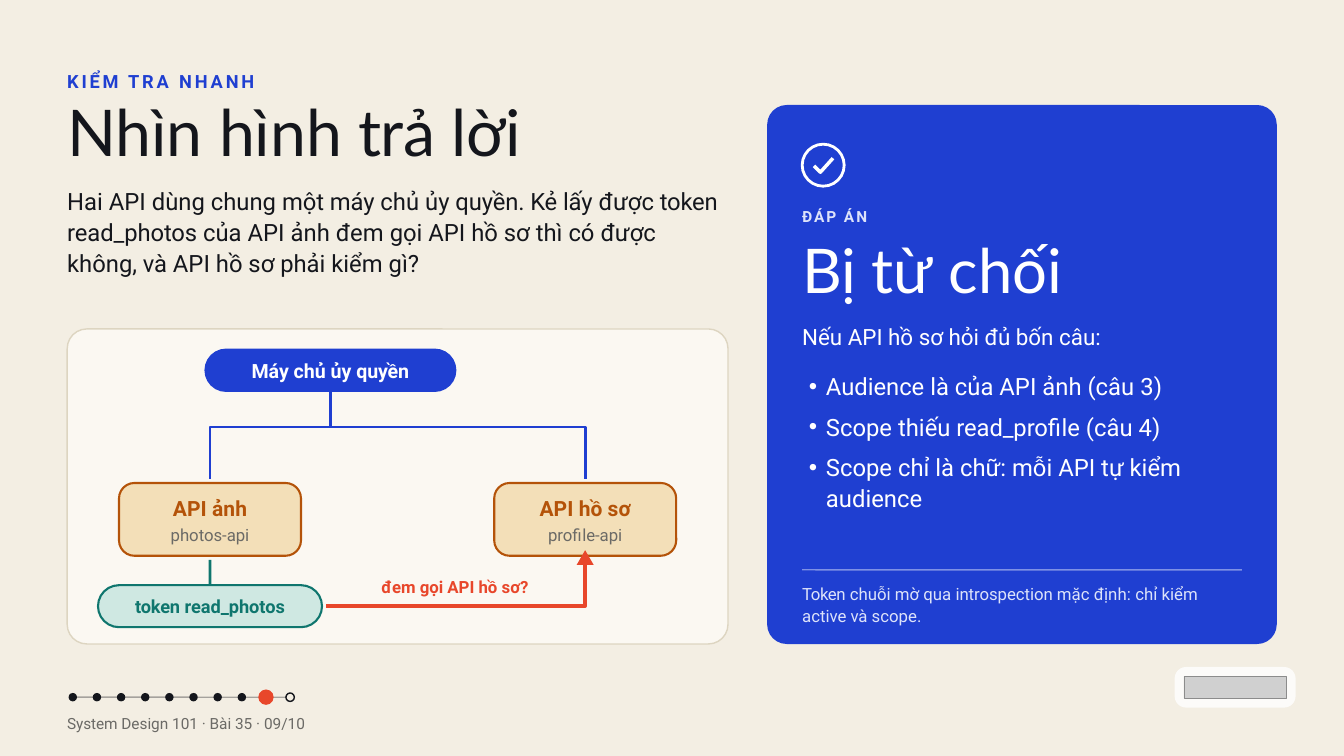
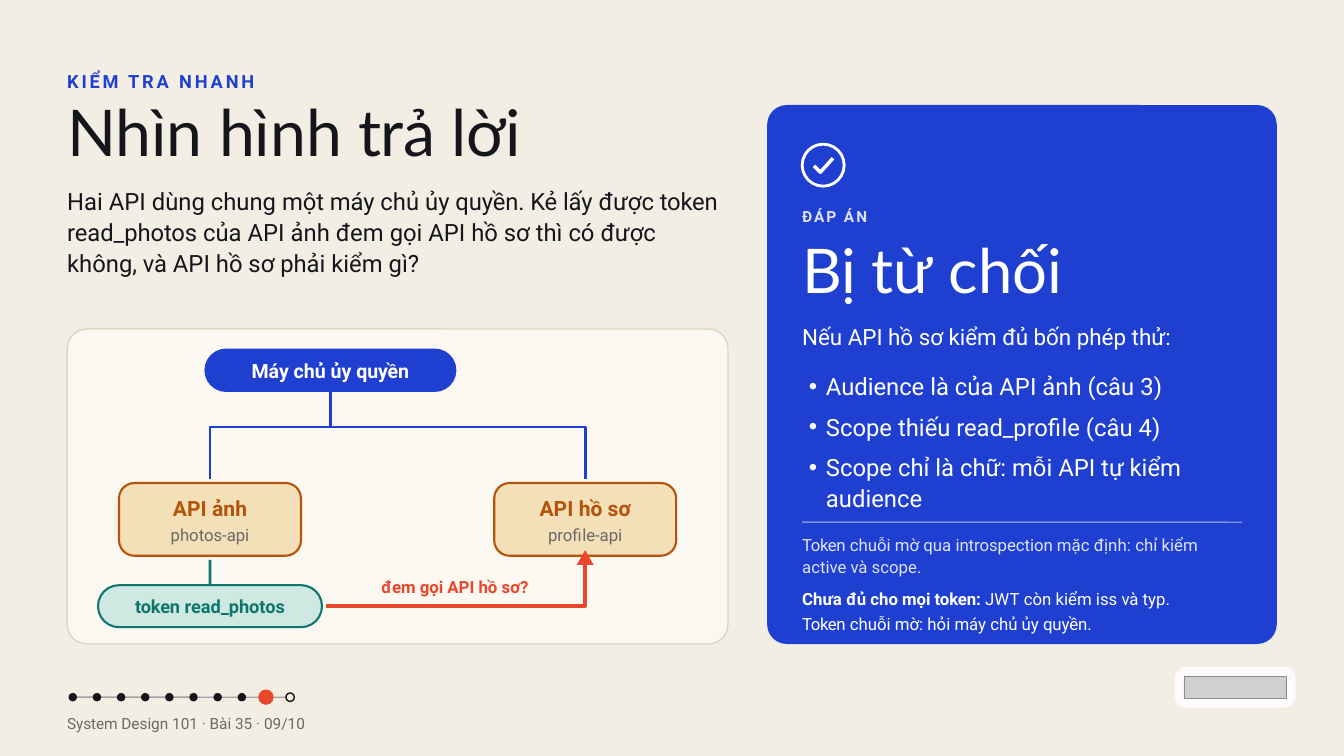
Before and after one commit to vohoailinh90/tool-marketing-studio, a slide deck: slide 9 of system-design-101/vi/lessons/sd-14-035/slides/sd-14-035.pptx. Drawn at 1344x756 pixels with LibreOffice and Linux fonts; fonts in the diff are those of the drawing; grey boxes stand for pictures. Boxes give left, top, right and bottom in pixels: in the first picture for what was removed or moved away, otherwise in the second. Text is boxed around its words. In the diff, an @@ line names an element or a change of style, - is before the commit and + after.

```diff
--- a/system-design-101/vi/lessons/sd-14-035/slides/sd-14-035.pptx
+++ b/system-design-101/vi/lessons/sd-14-035/slides/sd-14-035.pptx
@@ text at (802, 326, 1171, 350): text changed @@
-Nếu API hồ sơ hỏi đủ bốn câu:
+Nếu API hồ sơ kiểm đủ bốn phép thử:
@@ text "Token chuỗi mờ qua introspection ...": place and size @@
-text "Token chuỗi mờ qua introspection ..." at (802, 586, 1198, 626)
+text "Token chuỗi mờ qua introspection ..." at (802, 537, 1198, 577)
@@ line moved from (802, 570) - (1242, 570) to (802, 522) - (1242, 522) @@
@@ text added at (802, 591, 1170, 634), 18 pt, text #FFFFFF @@
+Chưa đủ cho mọi token: JWT còn kiểm iss và typ.
+Token chuỗi mờ: hỏi máy chủ ủy quyền.
```
Also in this commit, not shown: 2 other slides changed, 11 other files.
